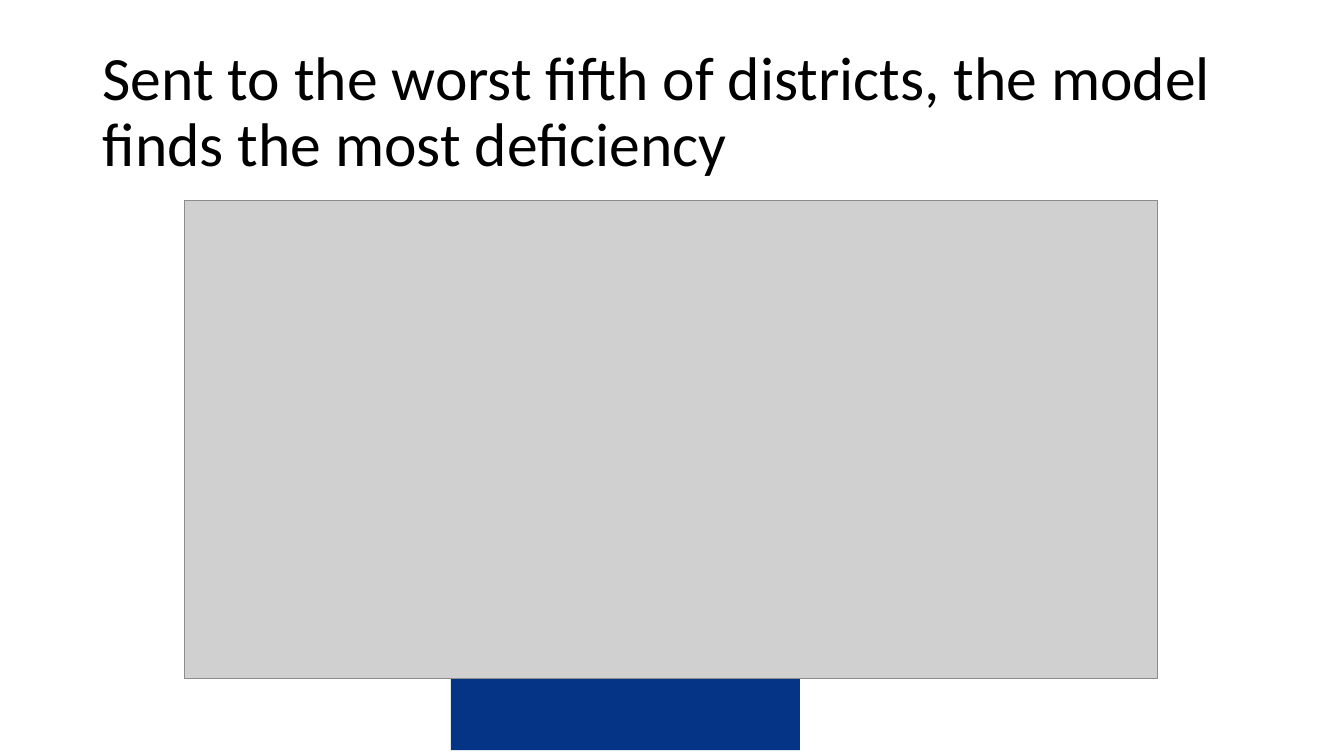
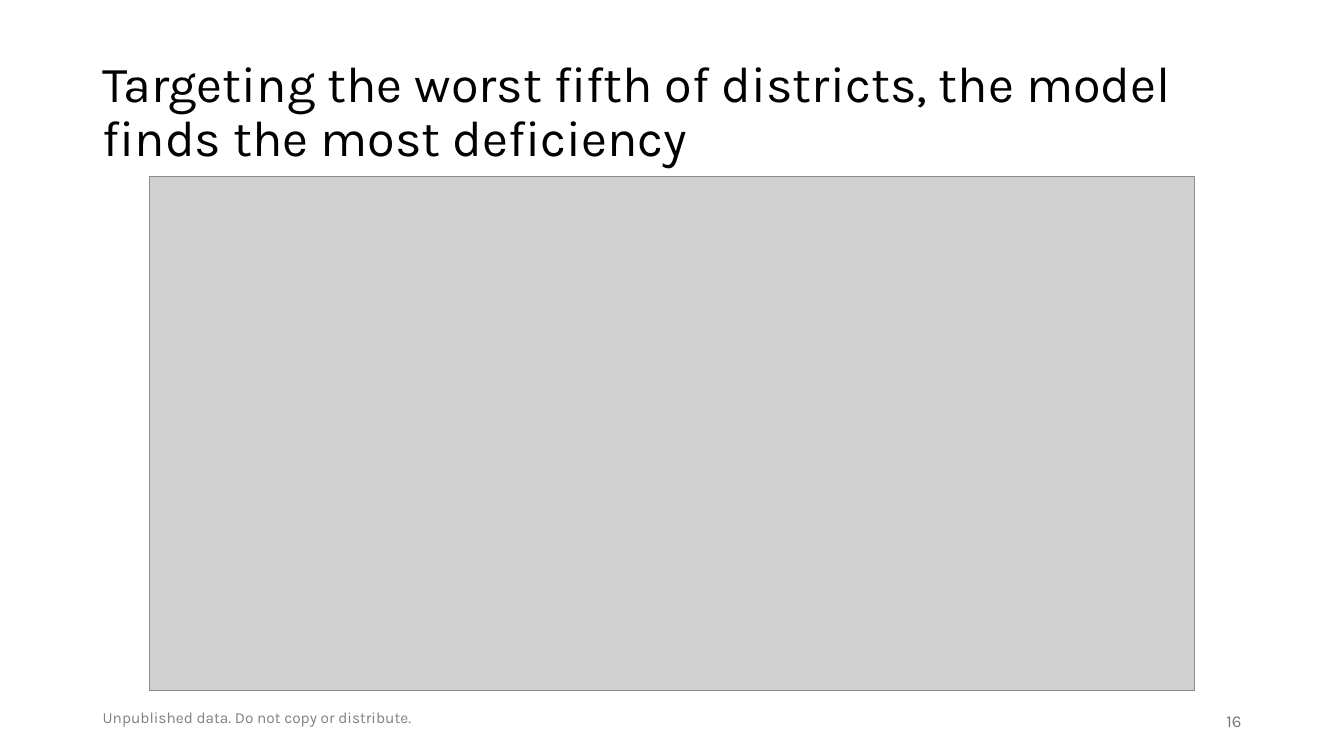
Before and after one commit to amertens/mn-prediction, a slide deck: slide 16 of docs/slides/MN-proxy-policy-deck-2026-09.pptx (slide 11 before the commit). Drawn at 1344x756 pixels with LibreOffice and Linux fonts; fonts in the diff are those of the drawing; grey boxes stand for pictures; background and template pictures are left out. Boxes give left, top, right and bottom in pixels: in the first picture for what was removed or moved away, otherwise in the second. Text is boxed around its words. In the diff, an @@ line names an element or a change of style, - is before the commit and + after.

```diff
--- a/docs/slides/MN-proxy-policy-deck-2026-09.pptx
+++ b/docs/slides/MN-proxy-policy-deck-2026-09.pptx
@@ title at [102, 67, 1170, 169]: text changed; size 44 to 36 pt; font Calibri to Karla @@
-Sent to the worst fifth of districts, the model finds the most deficiency
+Targeting the worst fifth of districts, the model finds the most deficiency
@@ picture: place and size @@
-picture at [185, 201, 1157, 680]
+picture at [149, 176, 1194, 691]
@@ rectangle removed at [451, 673, 800, 751] @@
@@ text added at [103, 712, 411, 727], 11 pt, text #808080 @@
+Unpublished data. Do not copy or distribute.
@@ page number added at [1226, 716, 1241, 727], 12 pt, text #797979 @@
+16
```
Also in this commit, not shown: 14 other slides changed, 7 slides added, 5 slides removed, 6 other files.
